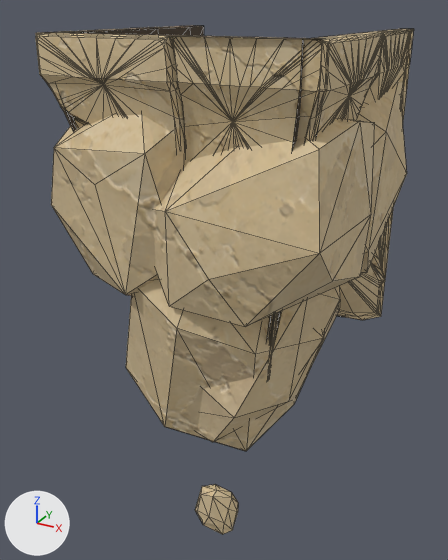
Before and after pictures for a commit that changed the glTF model assets/custom/models/ground_modules/ground_bottom_end_04.glb.
Before and after are seen from a 50 mm camera at (1.61, -1.64, 0.99) aimed at (0.47, 0.44, -0.05). The axes (+X, +Y, +Z) are drawn at lower left. The lights are the same throughout. The first picture is the older version. Mesh edges are drawn as thin lines. Vertices at exactly the same position are counted once.

In view in the first picture: 'GroundBottomEnd04_Body'.
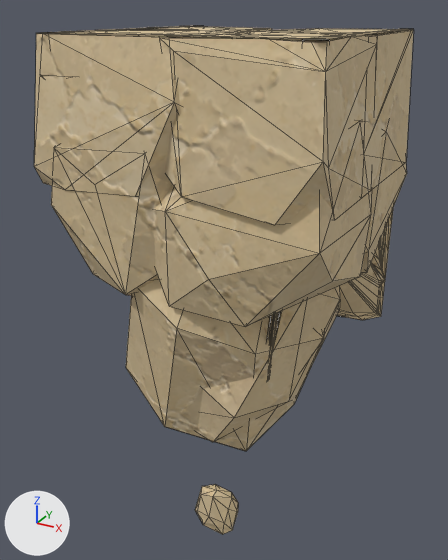
Location of each change, [x1, y1, x2, y2] in pixels of the pictures (448 x 560 px):
'GroundBottomEnd04_Body', reshaped
    before: [36, 26, 414, 534]
    after: [34, 26, 413, 534]
part 1 of me_groundbottomend04_bodymesh, added (beige)
    after: [160, 32, 378, 225]
part 2 of me_groundbottomend04_bodymesh, added
    after: [153, 26, 272, 31]
part 3 of me_groundbottomend04_bodymesh, added (brown)
    after: [250, 28, 413, 190]
part 4 of me_groundbottomend04_bodymesh, built on
    before: [36, 29, 414, 123]
    after: [34, 30, 250, 196]

What the commit changed:
me_groundbottomend04_bodymesh is used by ob_groundbottomend04_body; location (0.0, 0.0, 0.0).
me_groundbottomend04_bodymesh had 1385 vertices, 2633 faces and spanned x -0.04..1.04, y -0.04..1.0, z -0.94..0.91.
me_groundbottomend04_bodymesh now has 1255 vertices, 2248 faces and spans x -0.04..1.04, y -0.04..1.0, z -0.94..0.91.
me_groundbottomend04_bodymesh part 1: a new loose piece of 28 vertices spanning x 0.36..1.04, y -0.04..0.68, z 0.4..0.91, in mat_sandstone_plate_16_001.
me_groundbottomend04_bodymesh part 2: a new loose piece of 24 vertices spanning x -0.04..0.58, y 0.34..1.0, z 0.4..0.91, in mat_sandstone_plate_16_001.
me_groundbottomend04_bodymesh part 3: a new loose piece of 23 vertices spanning x 0.42..1.04, y 0.29..1.0, z 0.4..0.91, in mat_sandstone_plate_16_001.
me_groundbottomend04_bodymesh part 4: 10 vertices moved within x 0.06..1.0, y -0.01..0.89, z 0.64..0.78; 232 vertices removed from x -0.01..1.02, y -0.02..1.0, z 0.78..0.91; 27 vertices added at x -0.04..0.69, y -0.04..0.57, z 0.4..0.91.
